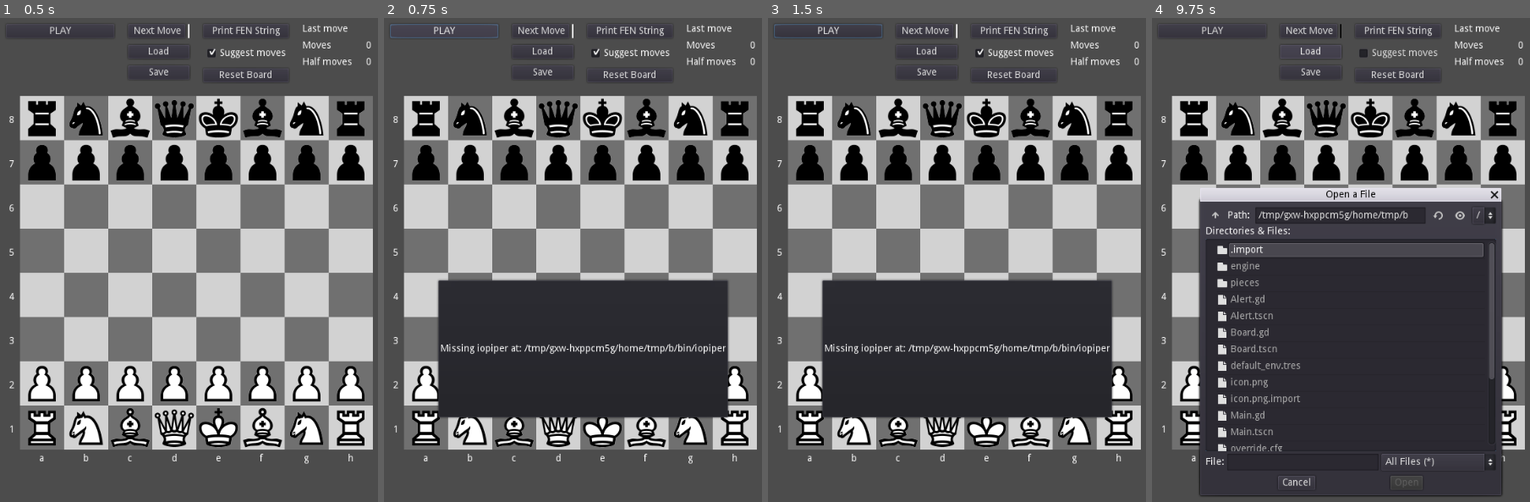
Above: before the commit, frames 1-4 (left to right).
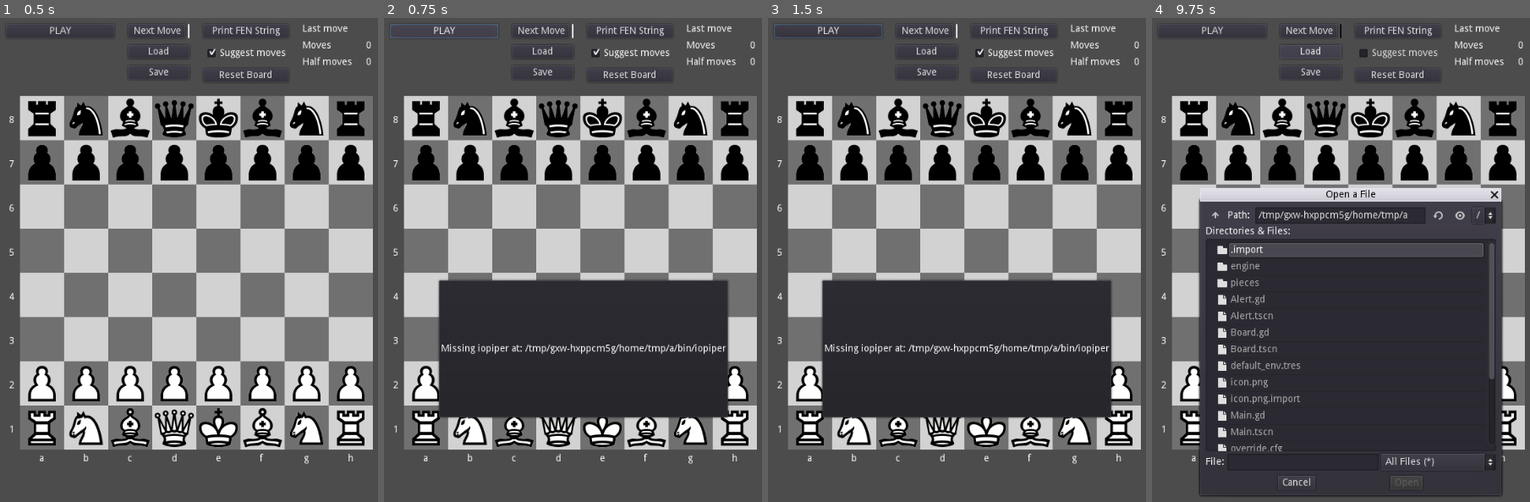
Above: after the commit, the same moments.

Repository: andrew-wilkes/godot-chess
Game: Godot game, scene res://Main.tscn
Two runs of this game, one before a commit and one after it. Both use one fixed random seed, a clock stepped at 60 frames per second and the inputs below.
Inputs:
- Up to frame 1 (0.5 s): no input
- Up to frame 2 (0.75 s): click "PLAY" at 0.5 s
- Up to frame 3 (1.5 s): click "PLAY" at 1.25 s
- Up to frame 4 (9.75 s): click "Next Move" at 2 s; click "Next Move" at 2.75 s; click "Print FEN String" at 3.5 s; click "Suggest moves" at 4.25 s; click "Print FEN String" at 5 s; click "Suggest moves" at 5.75 s; click "PLAY" at 6.5 s; click "Next Move" at 7.25 s; click "Print FEN String" at 8 s; click "Suggest moves" at 8.75 s; click "Load" at 9.5 s

Frame 1 is identical in both runs. In frame 2, 0.6% of the frame differs, in the area x 14-77%, y 54-83%; in frame 3, 0.2%; in frame 4, less than 0.1%.

Commit message:
Add pgn move code

Diff:
--- a/src/Board.gd
+++ b/src/Board.gd
@@ -42,6 +42,8 @@
 	#highlighed_tiles = [0,2,4,6,8]
 	#$HighlightTimer.start()
 	#highlight_square(highlighed_tiles[0])
+	print(pgn_to_long("a4", "W"))
+	print(pgn_to_long("axb3", "W"))
 
 
 # convert grid position to move code e.g. 0,0 -> a8
@@ -62,6 +64,40 @@
 	assert(pos.x < 8)
 	assert(pos.y < 8)
 	return pos
+
+
+func pgn_to_long(pgn: String, side: String):
+	var m = ""
+	var ch = pgn[0]
+	# Pawn moves ignoring =Q in dxc1=Q
+	if ord(ch) > 96: # a .. h
+		var y
+		if pgn[1] == "x":
+			m = pgn.substr(0, 4) #exf6 e?f6
+			y = int(pgn[3])
+		else:
+			m = pgn.substr(0, 2) #f4
+			m += m # fff4 f?f4
+			y = int(pgn[1])
+		m[1] = String(8 - find_pawn_in_col(ch, y, side))
+		return m
+	if side == "B":
+		ch = ch.to_lower()
+
+
+func find_pawn_in_col(ch, y, side):
+	var x = ord(ch) - 97
+	var dy = 1 if side == "W" else -1
+	y = 8 - y + dy
+	var i = get_grid_index(x, y)
+	if grid[i] != null and grid[i].key == "P":
+		return y
+	else:
+		y += dy
+		i = get_grid_index(x, y)
+		if grid[i] != null and grid[i].key == "P":
+			return y
+	return -1
 
 
 func setup_pieces(_fen = default_fen):
--- a/src/Main.gd
+++ b/src/Main.gd
@@ -9,6 +9,7 @@
 var show_suggested_move = true
 var white_next = true
 var fd: FileDialog
+var pgn_moves = []
 
 enum { IDLE, CONNECTING, STARTING, PLAYER_TURN, ENGINE_TURN, PLAYER_WIN, ENGINE_WIN } # states
 var state = IDLE
@@ -365,12 +366,14 @@
 		if path.get_extension().to_lower() == "pgn":
 			var pgn = pgn_from_file(content)
 			print(pgn)
+			get_pgn_moves(pgn)
 		else:
 			fen_from_file(content)
 	else:
 		save_file(board.get_fen("w" if white_next else "b"), path)
 
 
+# Extract the moves from the first game in a Portable Game Notation (PGN) text
 func pgn_from_file(content: String) -> String:
 	var pgn: PoolStringArray
 	var lines = content.split("\n")
@@ -385,8 +388,7 @@
 			break
 		else:
 			pgn.append(line.strip_edges())
-	var p = pgn.join(" ")
-	return p
+	return pgn.join(" ")
 
 
 func fen_from_file(content: String):
@@ -425,3 +427,11 @@
 	file.open(path, File.WRITE)
 	file.store_string(content)
 	file.close()
+
+
+func get_pgn_moves(txt: String):
+	var parts = txt.split(" ")
+	pgn_moves = []
+	for i in parts.size():
+		if i % 3 > 0:
+			pgn_moves.append(parts[i])
